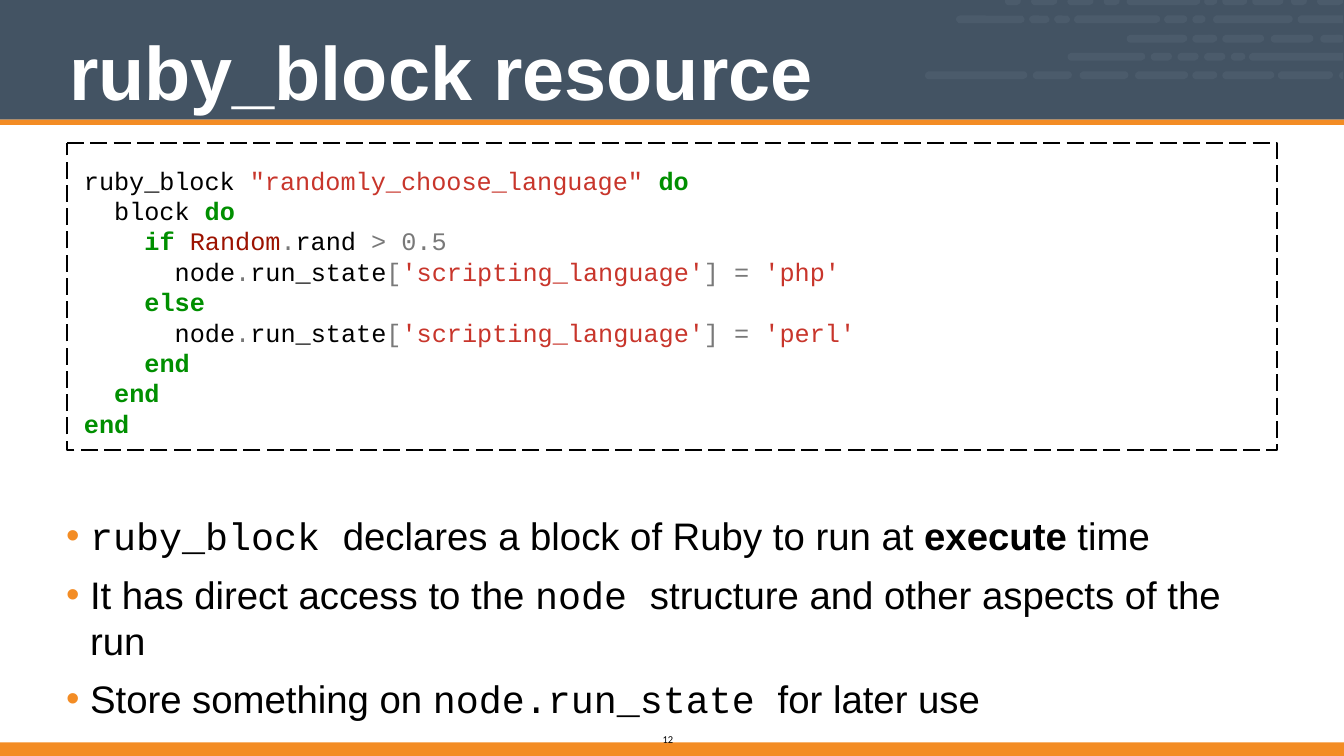
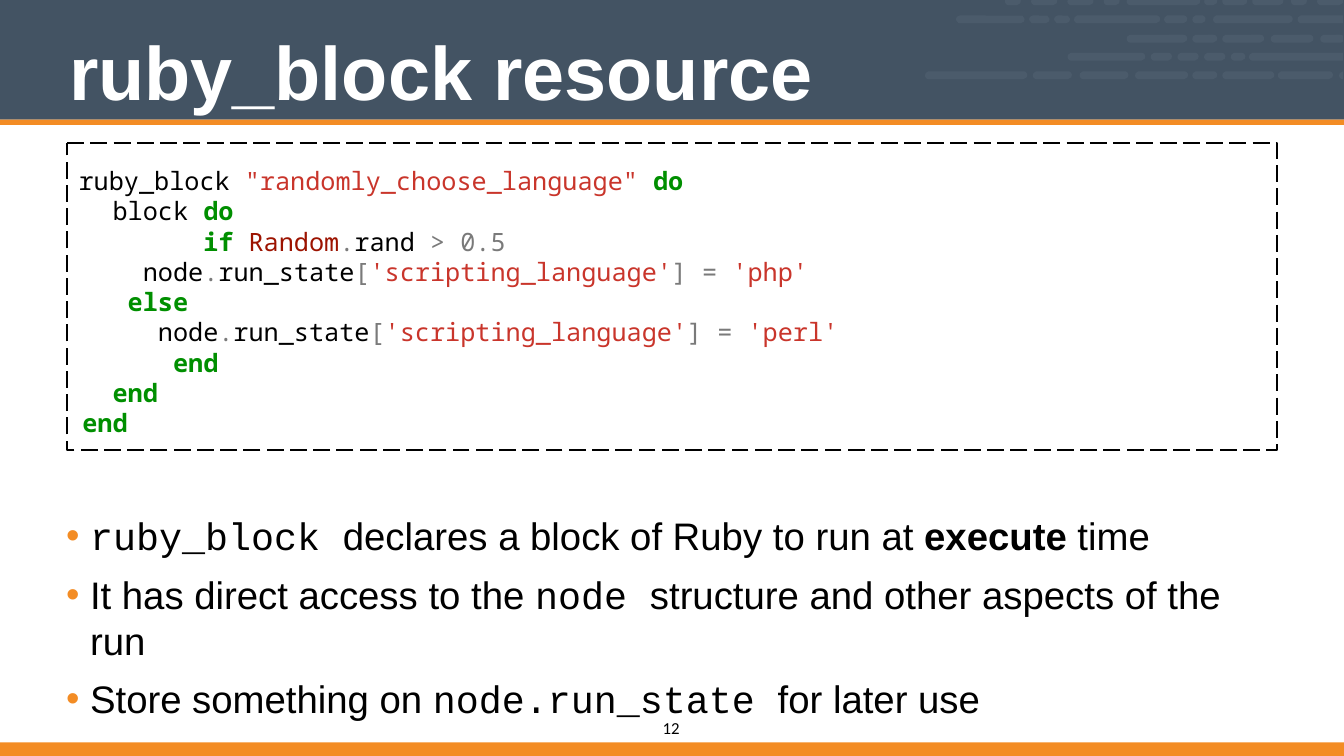
Before and after one commit to vinyar/chef-intermediate, a slide deck: slide 12 of Modules/07-Chef_Intermediate.pptx. Drawn at 1344x756 pixels with LibreOffice and Linux fonts; fonts in the diff are those of the drawing. Boxes give left, top, right and bottom in pixels: in the first picture for what was removed or moved away, otherwise in the second. Text is boxed around its words. In the diff, an @@ line names an element or a change of style, - is before the commit and + after.

Commit message:
Edited some text so this can be reviewed

```diff
--- a/Modules/07-Chef_Intermediate.pptx
+++ b/Modules/07-Chef_Intermediate.pptx
@@ text in freeform shape at [79,171,839,433]: text added @@
+ruby_block "randomly_choose_language" do
+block do
+if Random.rand > 0.5
+node.run_state['scripting_language'] = 'php'
+else
+node.run_state['scripting_language'] = 'perl'
+end
+end
+end
@@ text removed at [84,171,689,251] @@
-ruby_block "randomly_choose_language" do
-block do
-if Random.rand > 0.5
@@ text removed at [84,262,719,434] @@
-node.run_state['scripting_language']
-else
-node.run_state['scripting_language']
-end end
-end
@@ text removed at [764,262,840,287] @@
-= 'php'
@@ text removed at [764,323,855,348] @@
-= 'perl'
@@ page number: place and size @@
-page number at [663,734,674,746]
+page number at [663,723,680,734]
@@ page number at [663,723,680,734]: size 10 to 16 pt @@
```
Also in this commit, not shown: 18 other slides changed.
